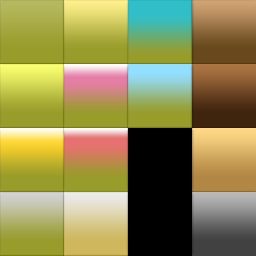
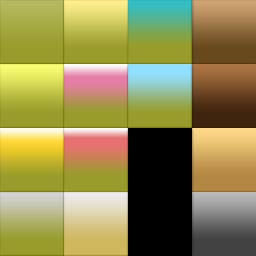
Layer changes from the first w=256, h=256 image to the second:
pixels changed over [128, 2, 192, 53] (layer not identified)
